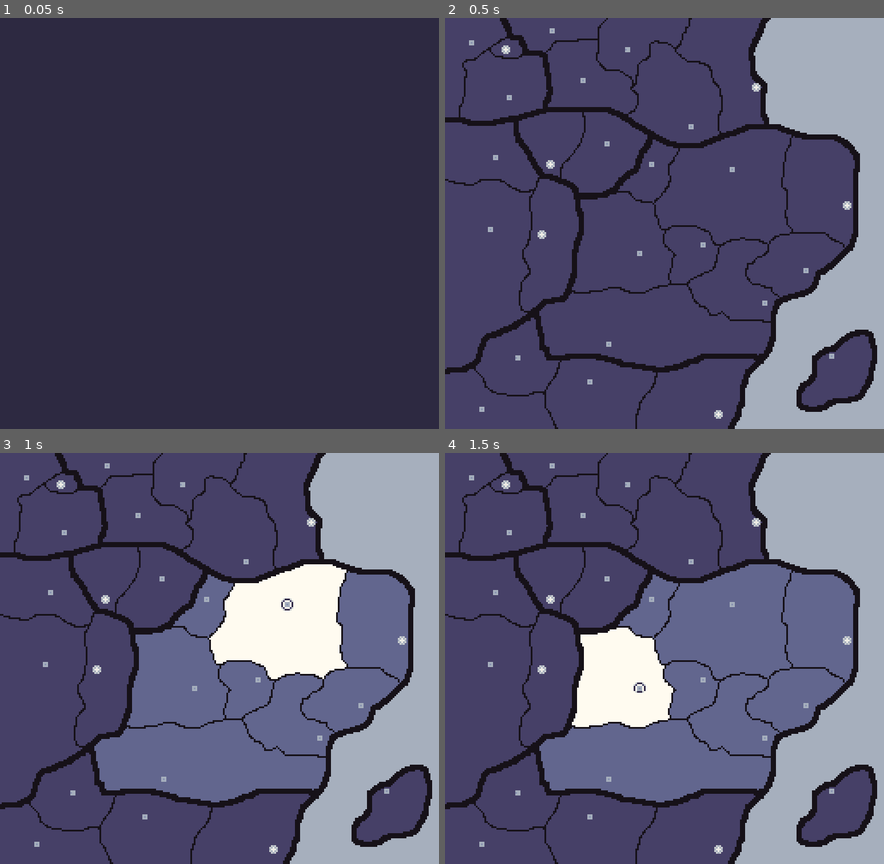
Above: before the commit, frames 1-4 (two rows, left to right).
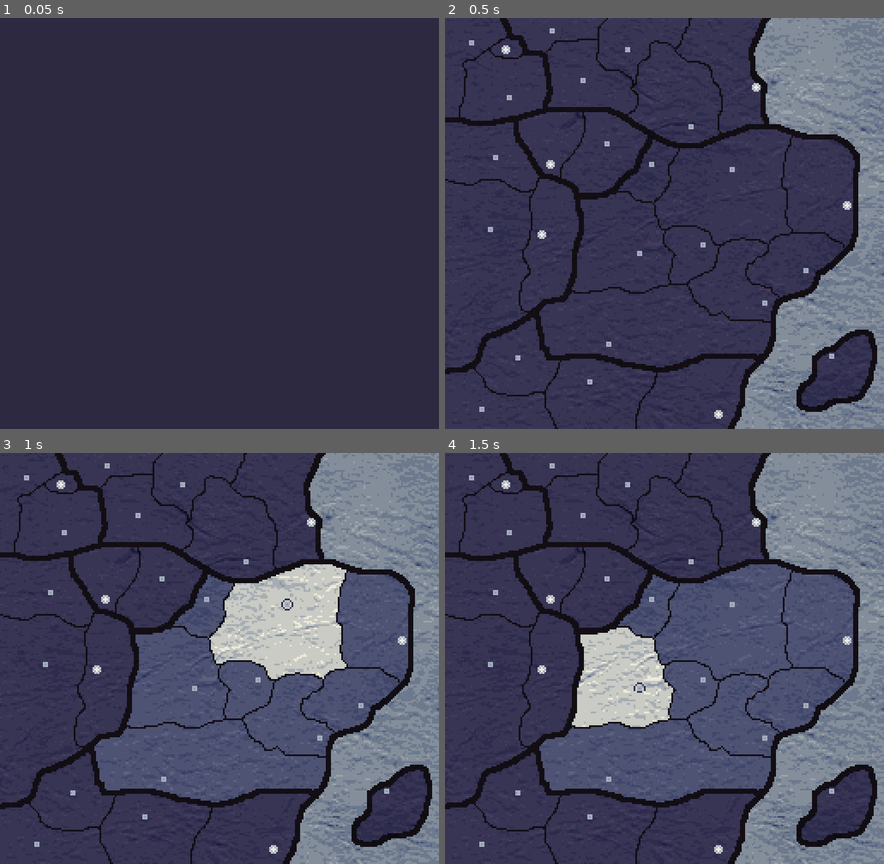
Above: after the commit, the same moments.

Repository: xphere/a-little-bird-told-me
Game: Godot game, scene res://src/game/game.tscn
Same seed, same stepped clock (60 frames per second), same inputs: the game is played once before the commit and once after it. This scene is started directly instead of the project's main scene.
Inputs (mouse positions are in pixels of both pictures, inside the frame that each line leads up to):
- Up to frame 1 (0.05 s): no input
- Up to frame 2 (0.5 s): no input
- Up to frame 3 (1 s): tap Enter (ui_accept) at 0.5, 0.77 s; move the mouse to (316, 637) at 0.52 s
- Up to frame 4 (1.5 s): tap Enter (ui_accept) at 1.25 s; move the mouse to (576, 679) at 1.27 s

Frame 1 is identical in both runs. In frame 2, 31% of the frame differs, in the area x 0-100%, y 0-100%; in frame 3, 52%; in frame 4, 52%.

Commit message:
+map: add texture to the map

Diff:
--- a/src/game/game.tscn
+++ b/src/game/game.tscn
@@ -1,10 +1,12 @@
-[gd_scene load_steps=12 format=2]
+[gd_scene load_steps=13 format=2]
 
 [ext_resource path="res://assets/themes/game.theme.tres" type="Theme" id=1]
 [ext_resource path="res://src/dialog-box/dialog-box.tscn" type="PackedScene" id=2]
 [ext_resource path="res://src/map/map.png" type="Texture" id=3]
 [ext_resource path="res://src/map/map-regions.png" type="Texture" id=4]
 [ext_resource path="res://src/map/mark.png" type="Texture" id=5]
+[ext_resource path="res://src/map/map-texture.png" type="Texture" id=6]
+[ext_resource path="res://src/map/map.gdshader" type="Shader" id=7]
 
 [sub_resource type="GDScript" id=4]
 script/source = "extends Control
@@ -79,44 +81,14 @@
 		)
 "
 
-[sub_resource type="Shader" id=1]
-code = "shader_type canvas_item;
-render_mode blend_mix;
-
-uniform sampler2D reveal : hint_normal;
-uniform vec2 selected = vec2(0.5);
-uniform vec4 same_country : hint_color;
-uniform vec4 same_province : hint_color;
-uniform bool enabled = false;
-
-varying vec4 current;
-
-void vertex()
-{
-	current = texture(reveal, selected);
-}
-
-void fragment()
-{
-	COLOR = texture(TEXTURE, UV);
-	if (enabled && COLOR.g > 0.1 && current.b > 0.0) {
-		vec4 revealed = texture(reveal, UV);
-		if (revealed.r == current.r) {
-			COLOR = same_country;
-			if (revealed.g == current.g) {
-				COLOR = same_province;
-			}
-		}
-	}
-}"
-
 [sub_resource type="ShaderMaterial" id=2]
-shader = SubResource( 1 )
+shader = ExtResource( 7 )
 shader_param/selected = Vector2( 0.5, 0.5 )
 shader_param/same_country = Color( 0.388235, 0.403922, 0.560784, 1 )
 shader_param/same_province = Color( 1, 0.988235, 0.945098, 1 )
 shader_param/enabled = false
 shader_param/reveal = ExtResource( 4 )
+shader_param/bump = ExtResource( 6 )
 
 [sub_resource type="GDScript" id=3]
 script/source = "extends Sprite
--- /dev/null
+++ b/src/map/map.gdshader
@@ -0,0 +1,31 @@
+shader_type canvas_item;
+render_mode blend_mix;
+
+uniform sampler2D reveal : hint_normal;
+uniform sampler2D bump : hint_albedo;
+uniform vec2 selected = vec2(0.5);
+uniform vec4 same_country : hint_color;
+uniform vec4 same_province : hint_color;
+uniform bool enabled = false;
+
+varying vec4 current;
+
+void vertex()
+{
+	current = texture(reveal, selected);
+}
+
+void fragment()
+{
+	vec4 color = texture(TEXTURE, UV);
+	if (enabled && color.g > 0.1 && current.b > 0.0) {
+		vec4 revealed = texture(reveal, UV);
+		if (revealed.r == current.r) {
+			color = same_country;
+			if (revealed.g == current.g) {
+				color = same_province;
+			}
+		}
+	}
+	COLOR = color * vec4(texture(bump, UV).rgb, 1.0);
+}
Binary file added: src/map/map-texture.png
Not shown, added: src/map/map-texture.png.import
